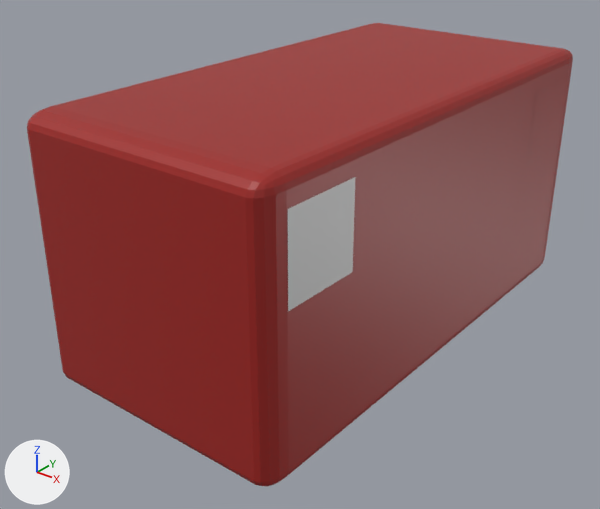
The COLLADA model View/Blender/Prozess/Message_Highlight_Hashtag.dae: old version first, new version second.
Rendered twice from a camera (50 mm lens) standing at (1.76, -2.41, 1.22) and looking at (-0.05, -0.15, -0.18). Every picture has the same lights, and +X, +Y and +Z are marked at lower left. Where no turn or scale is listed for an object, it has been applied to the vertices.
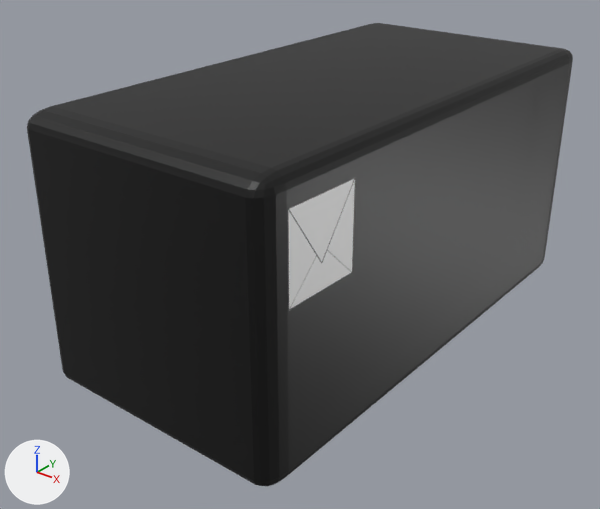
The newer file is also turned or shifted as a whole; pictures and numbers use the older file's frame.

What differs and where, as boxes [x1, y1, x2, y2] in the pictures (600 x 509 px):
```json
{"object": "Cube", "change": "surface changed", "before": [27, 23, 573, 486], "after": [27, 23, 573, 486], "on screen": "brown to grey"}
{"object": "Plane_001", "change": "surface changed", "before": [528, 76, 568, 164], "after": [528, 76, 568, 164], "on screen": "brown to grey"}
```

Scene script edits in JSON lines:
```json
{"op": "add", "block": "img_hashtag_png", "code": ["img_hashtag_png = load_image('Hashtag.png', 'Hashtag.png', 600, 600, 'sRGB')"]}
{"op": "remove", "block": "mat_material_003", "code": "mat_material_003.base_color = (0.348, 0.0152, 0.0116)  # red #9f211c"}
{"op": "add", "block": "mat_material_003", "code": "mat_material_003.texture = img_hashtag_png"}
```
